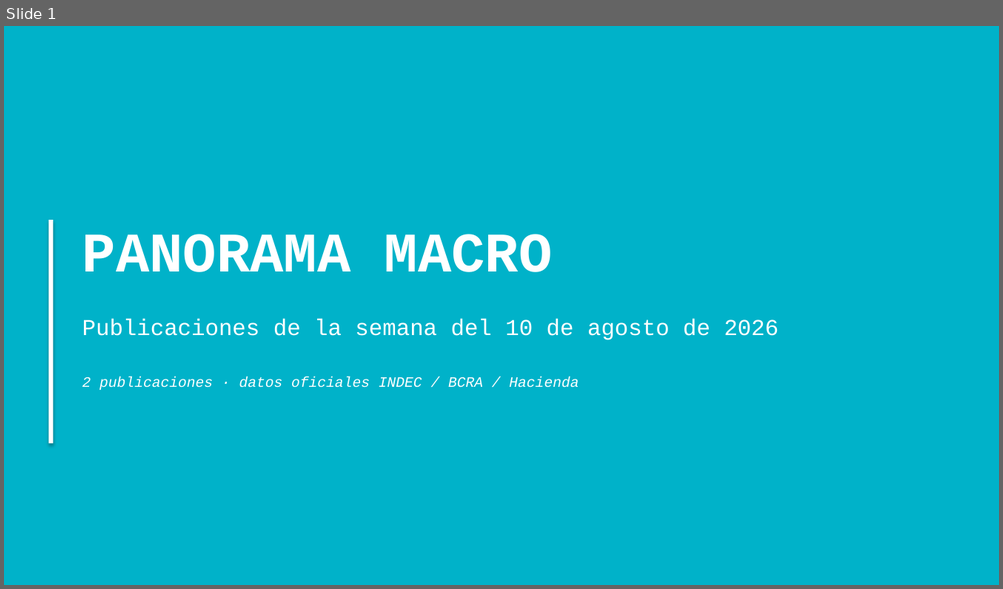
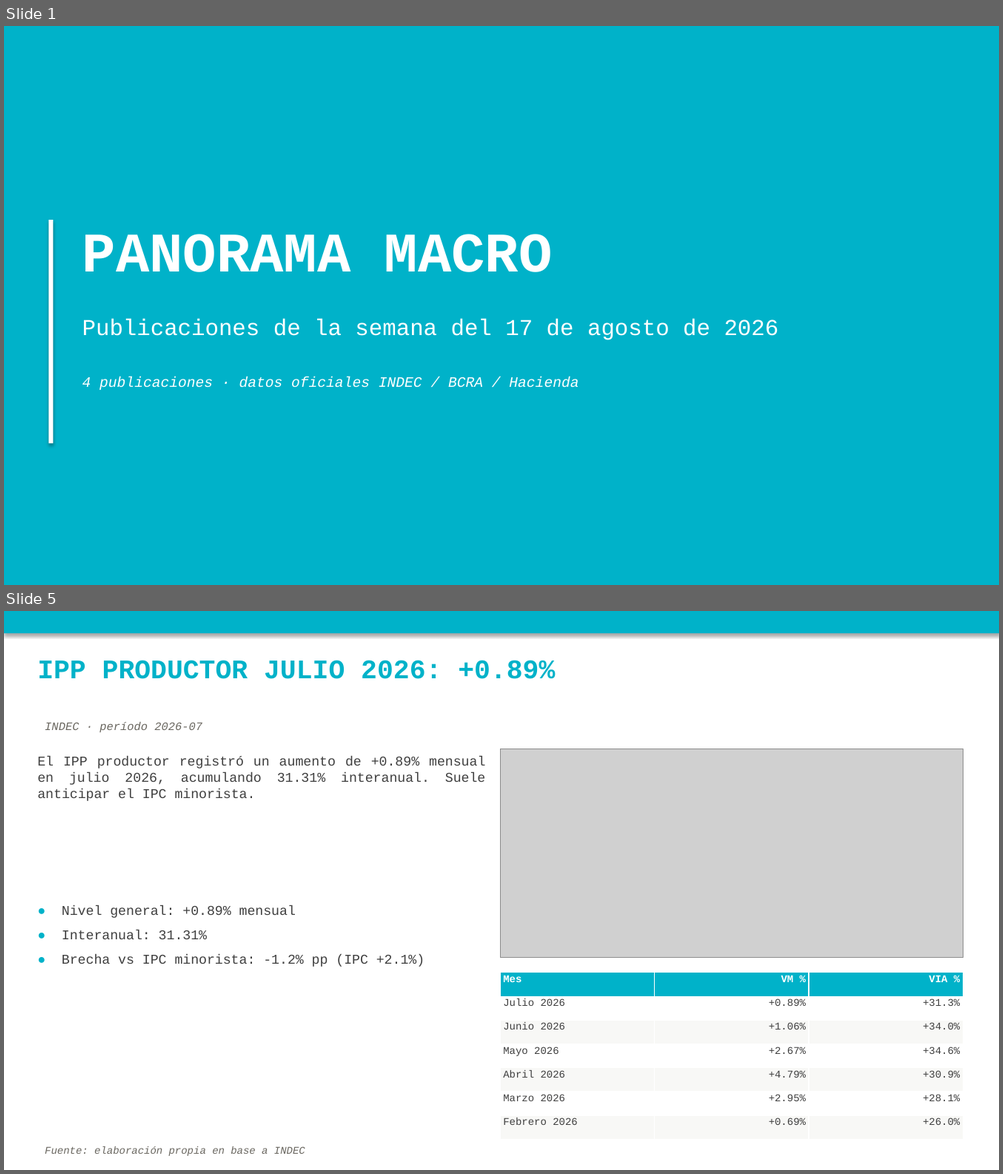
Before and after one commit to nwalovnik/boludos-ppt, a slide deck: publicaciones_semana.pptx. Shown one above the other, each under a label of ours: slide 1 before the commit, slides 1 and 5 after it; the slides between them are not shown. The pictures are 1003x589 and 1003x1174 pixels, drawn with LibreOffice and Linux fonts; fonts in the diff are those of the drawing; grey boxes stand for pictures. Boxes give left, top, right and bottom in pixels: in the first picture for what was removed or moved away, otherwise in the second. Text is boxed around its words. In the diff, an @@ line names an element or a change of style, - is before the commit and + after.

Commit message:
data: update 2026-08-18 ( data.json despidos.json scraper/historical_despidos.json publicaciones_semana.pptx rrii_brutas.xlsx)

```diff
--- a/publicaciones_semana.pptx
+++ b/publicaciones_semana.pptx
@@ slide 5 added at [4, 611, 999, 1170], background #FFFFFF @@
@@ rectangle added at [4, 611, 999, 633], fill #00B2C9 @@
@@ text added at [37, 660, 555, 679], 26 pt, text #00B2C9, bold @@
+IPP PRODUCTOR JULIO 2026: +0.89%
@@ text added at [45, 722, 202, 732], 11 pt, text #6A6760, italic @@
+INDEC · período 2026-07
@@ text added at [37, 756, 485, 801], 13 pt, text #3F3F3F @@
+El IPP productor registró un aumento de +0.89% mensual en julio 2026, acumulando 31.31% interanual. Suele anticipar el IPC minorista.
@@ picture added at [500, 749, 963, 958] @@
@@ text added at [62, 906, 424, 967], 13 pt, text #3F3F3F @@
+● Nivel general: +0.89% mensual
+● Interanual: 31.31%
+● Brecha vs IPC minorista: -1.2% pp (IPC +2.1%)
@@ table added at [500, 973, 964, 1140], 7 rows, 3 columns @@
+Mes | VM % | VIA %
+Julio 2026 | +0.89% | +31.3%
+Junio 2026 | +1.06% | +34.0%
+Mayo 2026 | +2.67% | +34.6%
+Abril 2026 | +4.79% | +30.9%
+Marzo 2026 | +2.95% | +28.1%
+Febrero 2026 | +0.69% | +26.0%
@@ text added at [45, 1147, 305, 1156], 10 pt, text #6A6760, italic @@
+Fuente: elaboración propia en base a INDEC
@@ slide 1 changed as well @@
@@ text at [82, 319, 779, 340]: text changed @@
-Publicaciones de la semana del 10 de agosto de 2026
+Publicaciones de la semana del 17 de agosto de 2026
@@ text at [82, 377, 578, 390]: text changed @@
-2 publicaciones · datos oficiales INDEC / BCRA / Hacienda
+4 publicaciones · datos oficiales INDEC / BCRA / Hacienda
```
Also in this commit, not shown: 2 other slides changed, 1 other slide added, 4 other files.
